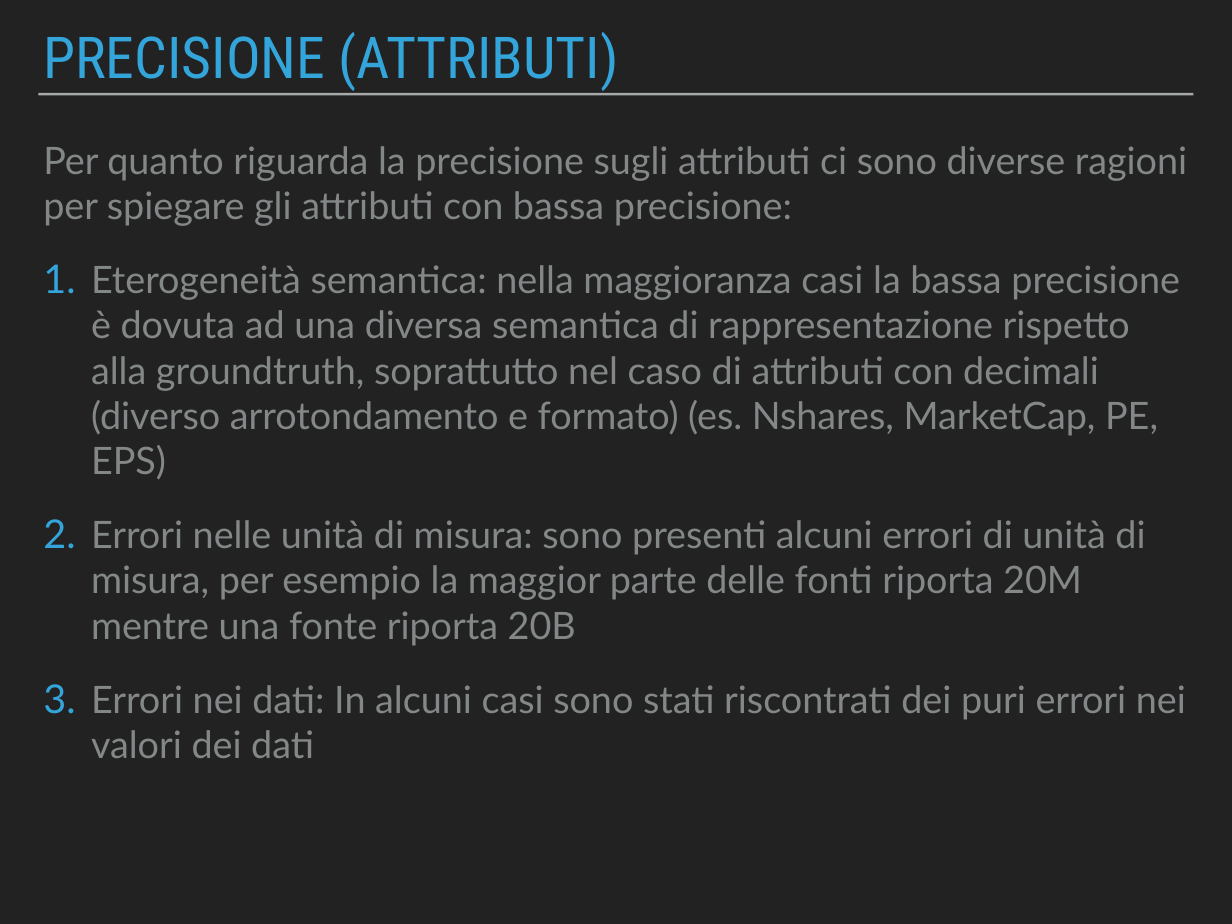
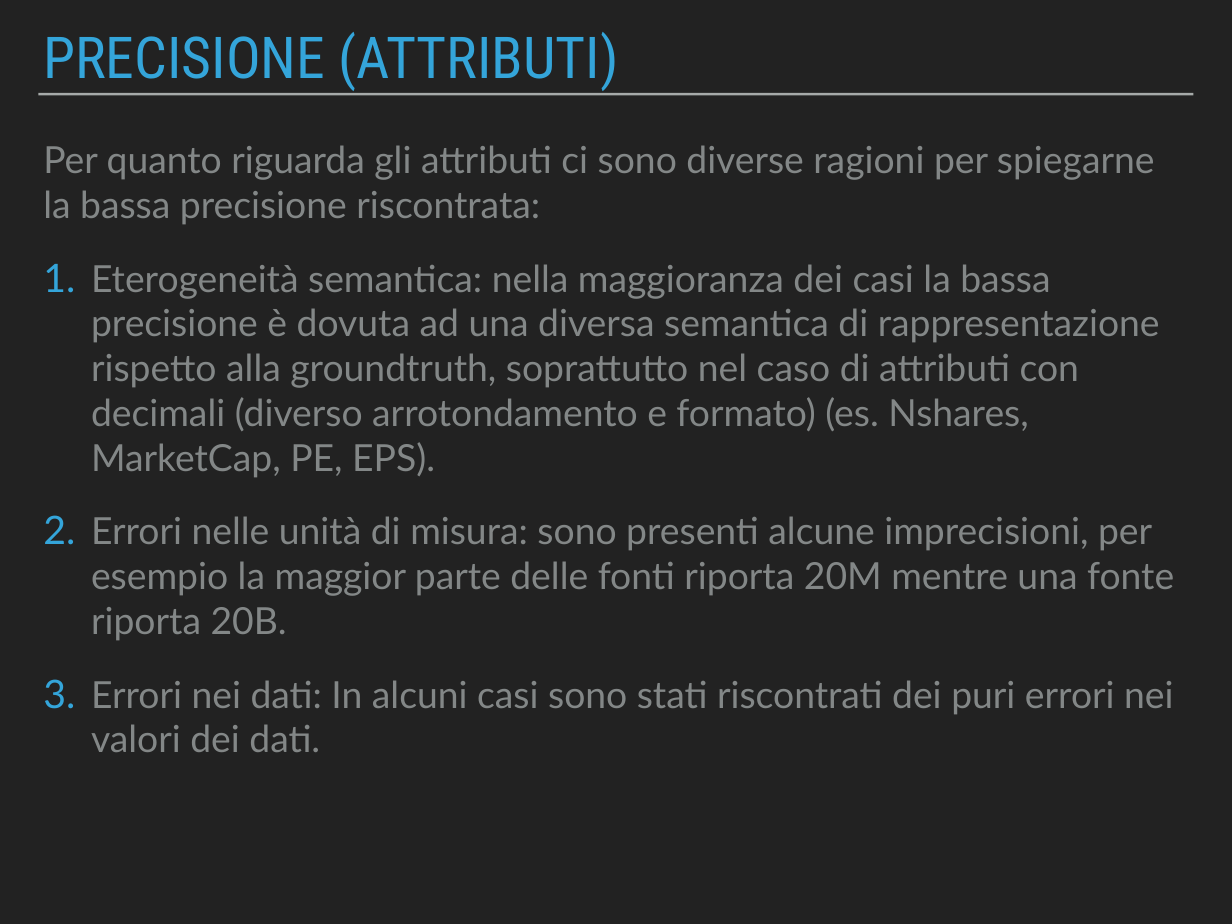
Before and after one commit to Beltra97/Unimib_ArchitettureDati, a slide deck: slide 15 of PresentazionePowerPoint.pptx. Drawn at 1232x924 pixels with LibreOffice and Linux fonts; fonts in the diff are those of the drawing. Boxes give left, top, right and bottom in pixels: in the first picture for what was removed or moved away, otherwise in the second. Text is boxed around its words. In the diff, an @@ line names an element or a change of style, - is before the commit and + after.

```diff
--- a/PresentazionePowerPoint.pptx
+++ b/PresentazionePowerPoint.pptx
@@ text at bbox=[43, 145, 1174, 752]: text changed; size 31.4 to 31 pt @@
-Per quanto riguarda la precisione sugli attributi ci sono diverse ragioni per spiegare gli attributi con bassa precisione:
-1. Eterogeneità semantica: nella maggioranza casi la bassa precisione è dovuta ad una diversa semantica di rappresentazione rispetto alla groundtruth, soprattutto nel caso di attributi con decimali (diverso arrotondamento e formato) (es. Nshares, MarketCap, PE, EPS)
-2. Errori nelle unità di misura: sono presenti alcuni errori di unità di misura, per esempio la maggior parte delle fonti riporta 20M mentre una fonte riporta 20B
-3. Errori nei dati: In alcuni casi sono stati riscontrati dei puri errori nei valori dei dati
+Per quanto riguarda gli attributi ci sono diverse ragioni per spiegarne la bassa precisione riscontrata:
+1. Eterogeneità semantica: nella maggioranza dei casi la bassa precisione è dovuta ad una diversa semantica di rappresentazione rispetto alla groundtruth, soprattutto nel caso di attributi con decimali (diverso arrotondamento e formato) (es. Nshares, MarketCap, PE, EPS).
+2. Errori nelle unità di misura: sono presenti alcune imprecisioni, per esempio la maggior parte delle fonti riporta 20M mentre una fonte riporta 20B.
+3. Errori nei dati: In alcuni casi sono stati riscontrati dei puri errori nei valori dei dati.
```
Also in this commit, not shown: 11 other slides changed, 2 other files.
